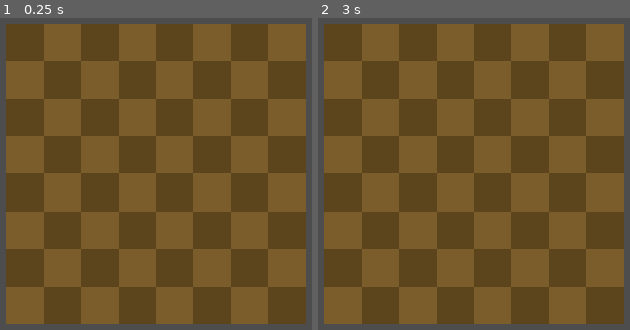
Above: before the commit, frames 1-2 (left to right).
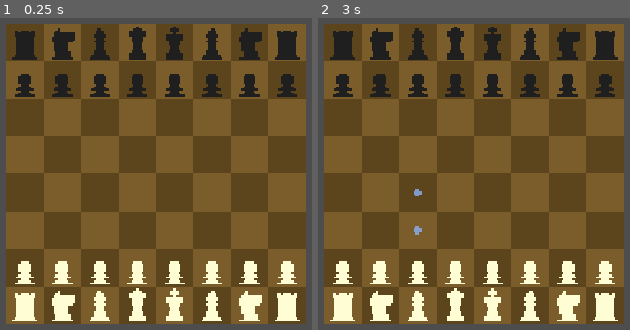
Above: after the commit, the same moments.

Repository: apr2004/RPG_Chess_game
Game: Godot game, scene res://Scenes/main.tscn
The game is run twice, just before and just after one commit, with the same random seed, the same clock (stepped at 60 frames per second) and the same inputs.
Inputs (mouse positions are in pixels of both pictures, inside the frame that each line leads up to):
- Up to frame 1 (0.25 s): no input
- Up to frame 2 (3 s): tap Enter at 0.5, 2 s; move the mouse to (outside the picture) at 0.52 s; click (outside the picture) at 0.67 s; tap Space at 1.25, 2.75 s; move the mouse to (outside the picture) at 1.27 s; click (outside the picture) at 1.42 s; move the mouse to (555, 74) at 2.02 s; click (555, 74) at 2.17 s; move the mouse to (433, 264) at 2.77 s; click (433, 264) at 2.92 s

The runs differ from the first frame. In frame 1, 12% of the frame differs, in the area x 3-97%, y 2-98%; in frame 2, 12%.
Error before the commit: Parse Error: Expected indented block after function declaration. (res://chess.gd:124)

Commit message:
set moves and promotion

Diff:
--- a/Scenes/main.tscn
+++ b/Scenes/main.tscn
@@ -1,6 +1,42 @@
 [gd_scene format=3 uid="uid://bsgc2ccpo5ro7"]
 
 [ext_resource type="PackedScene" uid="uid://bb8wucwpyk74v" path="res://Scenes/board.tscn" id="1_jjgbg"]
+[ext_resource type="Texture2D" uid="uid://ctsgdmugmedg5" path="res://Assets/white_knight.png" id="1_ynf5e"]
+[ext_resource type="Texture2D" uid="uid://dn55e0qqy2f8g" path="res://Assets/white_bishop.png" id="2_hptm8"]
+[ext_resource type="Texture2D" uid="uid://ctq0j6xxcqikw" path="res://Assets/white_rook.png" id="3_d1ilt"]
+[ext_resource type="Texture2D" uid="uid://oqqp46qtmwfu" path="res://Assets/white_queen.png" id="4_6iyac"]
+[ext_resource type="Texture2D" uid="uid://bftid8e6hwnna" path="res://Assets/black_knight.png" id="5_fdnlq"]
+[ext_resource type="Texture2D" uid="uid://bmmt31nb526bf" path="res://Assets/black_bishop.png" id="6_jkdf5"]
+[ext_resource type="Texture2D" uid="uid://bhr8c2pb02smt" path="res://Assets/black_rook.png" id="7_wsu2k"]
+[ext_resource type="Texture2D" uid="uid://bs6nmydq4udho" path="res://Assets/black_queen.png" id="8_k12tt"]
+
+[sub_resource type="StyleBoxTexture" id="StyleBoxTexture_pxqgl"]
+texture = ExtResource("1_ynf5e")
+
+[sub_resource type="StyleBoxEmpty" id="StyleBoxEmpty_pxqgl"]
+
+[sub_resource type="StyleBoxEmpty" id="StyleBoxEmpty_rojf5"]
+
+[sub_resource type="StyleBoxTexture" id="StyleBoxTexture_rojf5"]
+texture = ExtResource("2_hptm8")
+
+[sub_resource type="StyleBoxTexture" id="StyleBoxTexture_hh20u"]
+texture = ExtResource("3_d1ilt")
+
+[sub_resource type="StyleBoxTexture" id="StyleBoxTexture_ytoc7"]
+texture = ExtResource("4_6iyac")
+
+[sub_resource type="StyleBoxTexture" id="StyleBoxTexture_c3mj6"]
+texture = ExtResource("5_fdnlq")
+
+[sub_resource type="StyleBoxTexture" id="StyleBoxTexture_7u7ll"]
+texture = ExtResource("6_jkdf5")
+
+[sub_resource type="StyleBoxTexture" id="StyleBoxTexture_xint0"]
+texture = ExtResource("7_wsu2k")
+
+[sub_resource type="StyleBoxTexture" id="StyleBoxTexture_y4m54"]
+texture = ExtResource("8_k12tt")
 
 [node name="Main" type="Node2D" unique_id=1617766452]
 
@@ -10,5 +46,121 @@
 
 [node name="CanvasLayer" type="CanvasLayer" parent="." unique_id=1423814322]
 
+[node name="white_pieces" type="Control" parent="CanvasLayer" unique_id=1984092696]
+visible = false
+layout_mode = 3
+anchors_preset = 8
+anchor_left = 0.5
+anchor_top = 0.5
+anchor_right = 0.5
+anchor_bottom = 0.5
+offset_left = -200.0
+offset_top = -50.0
+offset_right = 200.0
+offset_bottom = 50.0
+grow_horizontal = 2
+grow_vertical = 2
+
+[node name="2" type="Button" parent="CanvasLayer/white_pieces" unique_id=92044560 groups=["white_pieces"]]
+layout_mode = 0
+offset_right = 100.0
+offset_bottom = 100.0
+theme_override_styles/normal = SubResource("StyleBoxTexture_pxqgl")
+theme_override_styles/pressed = SubResource("StyleBoxTexture_pxqgl")
+theme_override_styles/hover = SubResource("StyleBoxTexture_pxqgl")
+theme_override_styles/disabled = SubResource("StyleBoxEmpty_pxqgl")
+theme_override_styles/focus = SubResource("StyleBoxEmpty_rojf5")
+
+[node name="3" type="Button" parent="CanvasLayer/white_pieces" unique_id=1668371162 groups=["white_pieces"]]
+layout_mode = 0
+offset_left = 100.0
+offset_right = 200.0
+offset_bottom = 100.0
+theme_override_styles/normal = SubResource("StyleBoxTexture_rojf5")
+theme_override_styles/pressed = SubResource("StyleBoxTexture_rojf5")
+theme_override_styles/hover = SubResource("StyleBoxTexture_rojf5")
+theme_override_styles/disabled = SubResource("StyleBoxEmpty_pxqgl")
+theme_override_styles/focus = SubResource("StyleBoxEmpty_rojf5")
+
+[node name="4" type="Button" parent="CanvasLayer/white_pieces" unique_id=1370453624 groups=["white_pieces"]]
+layout_mode = 0
+offset_left = 200.0
+offset_right = 300.0
+offset_bottom = 100.0
+theme_override_styles/normal = SubResource("StyleBoxTexture_hh20u")
+theme_override_styles/pressed = SubResource("StyleBoxTexture_hh20u")
+theme_override_styles/hover = SubResource("StyleBoxTexture_hh20u")
+theme_override_styles/disabled = SubResource("StyleBoxEmpty_pxqgl")
+theme_override_styles/focus = SubResource("StyleBoxEmpty_rojf5")
+
+[node name="5" type="Button" parent="CanvasLayer/white_pieces" unique_id=1135761943 groups=["white_pieces"]]
+layout_mode = 0
+offset_left = 300.0
+offset_right = 400.0
+offset_bottom = 100.0
+theme_override_styles/normal = SubResource("StyleBoxTexture_ytoc7")
+theme_override_styles/pressed = SubResource("StyleBoxTexture_ytoc7")
+theme_override_styles/hover = SubResource("StyleBoxTexture_ytoc7")
+theme_override_styles/disabled = SubResource("StyleBoxEmpty_pxqgl")
+theme_override_styles/focus = SubResource("StyleBoxEmpty_rojf5")
+
+[node name="black_pieces" type="Control" parent="CanvasLayer" unique_id=2017770286]
+visible = false
+layout_mode = 3
+anchors_preset = 8
+anchor_left = 0.5
+anchor_top = 0.5
+anchor_right = 0.5
+anchor_bottom = 0.5
+offset_left = -200.0
+offset_top = -50.0
+offset_right = 200.0
+offset_bottom = 50.0
+grow_horizontal = 2
+grow_vertical = 2
+
+[node name="2" type="Button" parent="CanvasLayer/black_pieces" unique_id=922760413 groups=["black_pieces"]]
+layout_mode = 0
+offset_right = 100.0
+offset_bottom = 100.0
+theme_override_styles/normal = SubResource("StyleBoxTexture_c3mj6")
+theme_override_styles/pressed = SubResource("StyleBoxTexture_c3mj6")
+theme_override_styles/hover = SubResource("StyleBoxTexture_c3mj6")
+theme_override_styles/disabled = SubResource("StyleBoxEmpty_pxqgl")
+theme_override_styles/focus = SubResource("StyleBoxEmpty_rojf5")
+
+[node name="3" type="Button" parent="CanvasLayer/black_pieces" unique_id=1678028253 groups=["black_pieces"]]
+layout_mode = 0
+offset_left = 100.0
+offset_right = 200.0
+offset_bottom = 100.0
+theme_override_styles/normal = SubResource("StyleBoxTexture_7u7ll")
+theme_override_styles/pressed = SubResource("StyleBoxTexture_7u7ll")
+theme_override_styles/hover = SubResource("StyleBoxTexture_7u7ll")
+theme_override_styles/disabled = SubResource("StyleBoxEmpty_pxqgl")
+theme_override_styles/focus = SubResource("StyleBoxEmpty_rojf5")
+
+[node name="4" type="Button" parent="CanvasLayer/black_pieces" unique_id=435688022 groups=["black_pieces"]]
+layout_mode = 0
+offset_left = 200.0
+offset_right = 300.0
+offset_bottom = 100.0
+theme_override_styles/normal = SubResource("StyleBoxTexture_xint0")
+theme_override_styles/pressed = SubResource("StyleBoxTexture_xint0")
+theme_override_styles/hover = SubResource("StyleBoxTexture_xint0")
+theme_override_styles/disabled = SubResource("StyleBoxEmpty_pxqgl")
+theme_override_styles/focus = SubResource("StyleBoxEmpty_rojf5")
+
+[node name="5" type="Button" parent="CanvasLayer/black_pieces" unique_id=578736035 groups=["black_pieces"]]
+layout_mode = 0
+offset_left = 300.0
+offset_right = 400.0
+offset_bottom = 100.0
+theme_override_styles/normal = SubResource("StyleBoxTexture_y4m54")
+theme_override_styles/pressed = SubResource("StyleBoxTexture_y4m54")
+theme_override_styles/hover = SubResource("StyleBoxTexture_y4m54")
+theme_override_styles/disabled = SubResource("StyleBoxEmpty_pxqgl")
+theme_override_styles/focus = SubResource("StyleBoxEmpty_rojf5")
+
 [node name="Board" parent="." unique_id=1699271323 instance=ExtResource("1_jjgbg")]
 position = Vector2(72, -72)
--- a/chess.gd
+++ b/chess.gd
@@ -31,6 +31,8 @@
 @onready var pieces = $Pieces
 @onready var dots = $Dots
 @onready var turn = $Turn
+@onready var white_pieces: Control = $"../CanvasLayer/white_pieces"
+@onready var black_pieces: Control = $"../CanvasLayer/black_pieces"
 
 # variables
 # -6 = black king
@@ -55,6 +57,16 @@
 var moves = []
 var selected_piece : Vector2
 
+var promotion_square = null
+
+var white_king = false
+var black_king = false
+var white_rook_left = false
+var white_rook_right = false
+var black_rook_left = false
+var black_rook_right = false
+
+
 # Called when the node enters the scene tree for the first time.
 func _ready():
 	# board with the pieces
@@ -69,8 +81,17 @@
 
 	display_board()
 
+	var white_buttons = get_tree().get_nodes_in_group("white_pieces")
+	var black_buttons = get_tree().get_nodes_in_group("black_pieces")
+
+	for button in white_buttons:
+		button.pressed.connect(self._on_button_pressed.bind(button))
+
+	for button in black_buttons:
+		button.pressed.connect(self._on_button_pressed.bind(button))
+
 func _input(event):
-	if event is InputEventMouseButton && event.pressed:
+	if event is InputEventMouseButton && event.pressed && promotion_square == null:
 		if event.button_index == MOUSE_BUTTON_LEFT:
 			if is_mouse_out(): return
 			var var1 = snapped(get_global_mouse_position().x, 0) / CELL_WIDTH
@@ -80,12 +101,17 @@
 				selected_piece = Vector2(var2, var1)
 				show_options()
 				state = true
+			elif state: set_move(var2, var1)
 
 func is_mouse_out():
 	if get_global_mouse_position().x < 0 || get_global_mouse_position().x > 144 || get_global_mouse_position().y > 0 || get_global_mouse_position().y < -144:
 			return true
 
 func display_board():
+	# remove all children that are pieces before instantiating the new ones
+	for child in pieces.get_children():
+		child.queue_free()
+
 	for i in BOARD_SIZE:
 		for j in BOARD_SIZE:
 			var holder = TEXTURE_HOLDER.instantiate()
@@ -121,7 +147,30 @@
 		holder.texture = PIECE_MOVE
 		holder.global_position = Vector2(i.y * CELL_WIDTH + (CELL_WIDTH/2), -i.x * CELL_WIDTH - (CELL_WIDTH/2))
 
+func delete_dots():
+	for child in dots.get_children():
+		child.queue_free()
+
 func set_move(var2, var1):
+	for i in moves:
+		if i.x == var2 && i.y == var1:
+			# check pawn promotions
+			match board[selected_piece.x][selected_piece.y]:
+				1:
+					if i.x == 7: promote(i)
+				-1:
+					if i.x == 0: promote(i)
+			# the old piece is gone from its previous position
+			board[var2][var1] = board[selected_piece.x][selected_piece.y]
+			board[selected_piece.x][selected_piece.y] = 0
+			# Switch turns
+			white = !white
+			display_board()
+			break;
+
+	delete_dots()
+	#we already move a piece
+	state = false
 
 func get_moves():
 	var _moves = []
@@ -255,3 +304,16 @@
 	# on black's turn is positive
 	if white && board[pos.x][pos.y] < 0 || !white && board[pos.x][pos.y] > 0: return true
 	return false
+
+func promote(_var: Vector2):
+	promotion_square = _var
+	white_pieces.visible = white
+	black_pieces.visible = !white
+
+func _on_button_pressed(button):
+	var num_char = int(button.name.substr(0,1))
+	board[promotion_square.x][promotion_square.y] = -num_char if white else num_char
+	white_pieces.visible = false
+	black_pieces.visible = false
+	promotion_square = null
+	display_board()
